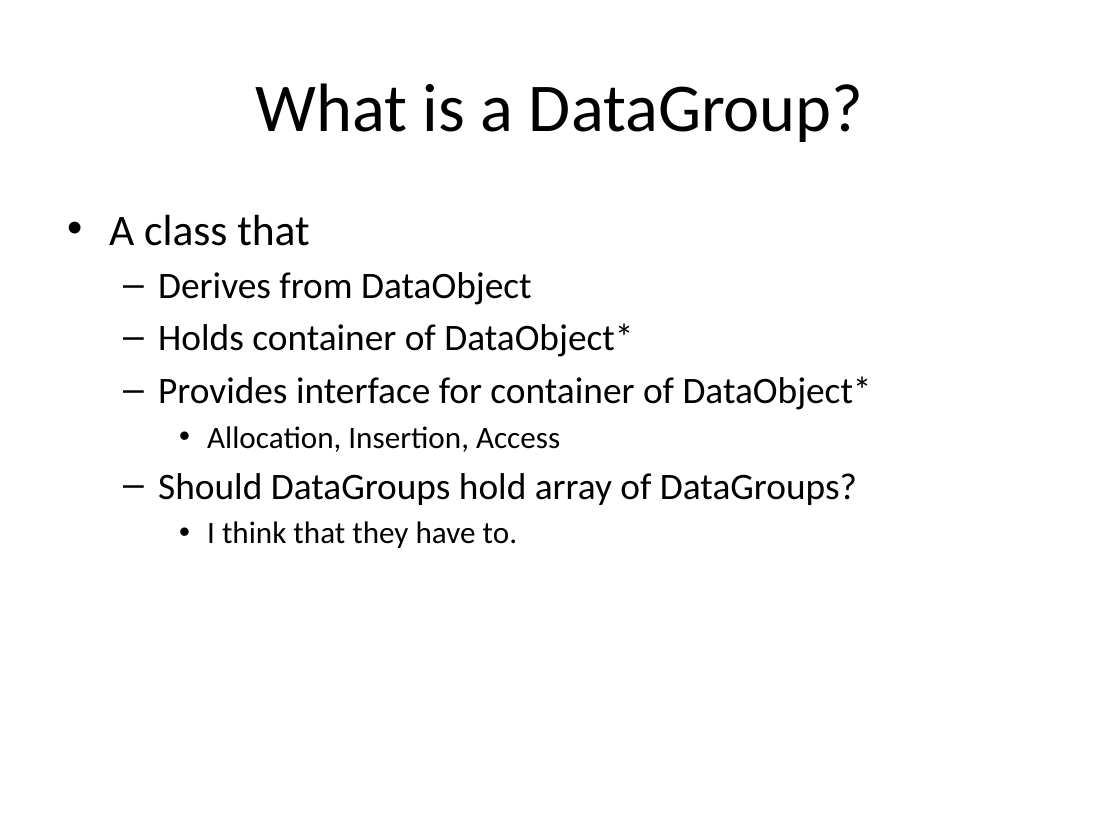
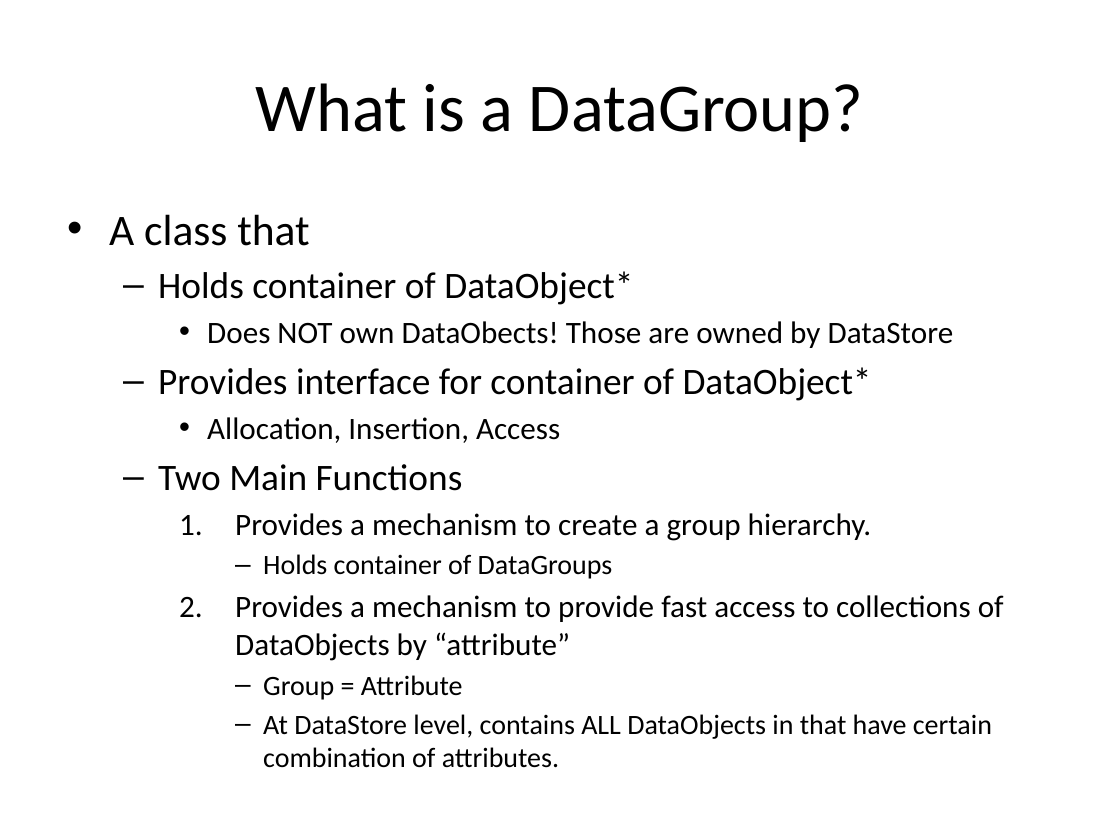
Before and after one commit to LLNL/axom, a slide deck: slide 4 of docs/Datastore.pptx. Drawn at 1120x840 pixels with LibreOffice and Linux fonts; fonts in the diff are those of the drawing. Boxes give left, top, right and bottom in pixels: in the first picture for what was removed or moved away, otherwise in the second. Text is boxed around its words. In the diff, an @@ line names an element or a change of style, - is before the commit and + after.

```diff
--- a/docs/Datastore.pptx
+++ b/docs/Datastore.pptx
@@ text at [158, 272, 531, 305]: paragraph removed @@
-  – Derives from DataObject
@@ text at [207, 321, 954, 348]: paragraph added @@
+    • Does NOT own DataObects! Those are owned by DataStore
@@ text at [158, 464, 1004, 739]: text changed; size 24 to 18 pt @@
-  – Should DataGroups hold array of DataGroups?
-    • I think that they have to.
+  – Two Main Functions
+    1. Provides a mechanism to create a group hierarchy.
+      – Holds container of DataGroups
+    2. Provides a mechanism to provide fast access to collections of DataObjects by “attribute”
+      – Group = Attribute
+      – At DataStore level, contains ALL DataObjects in that have certain combination of attributes.
```
Also in this commit, not shown: 1 other slide changed, 3 slides added, 15 other files.
